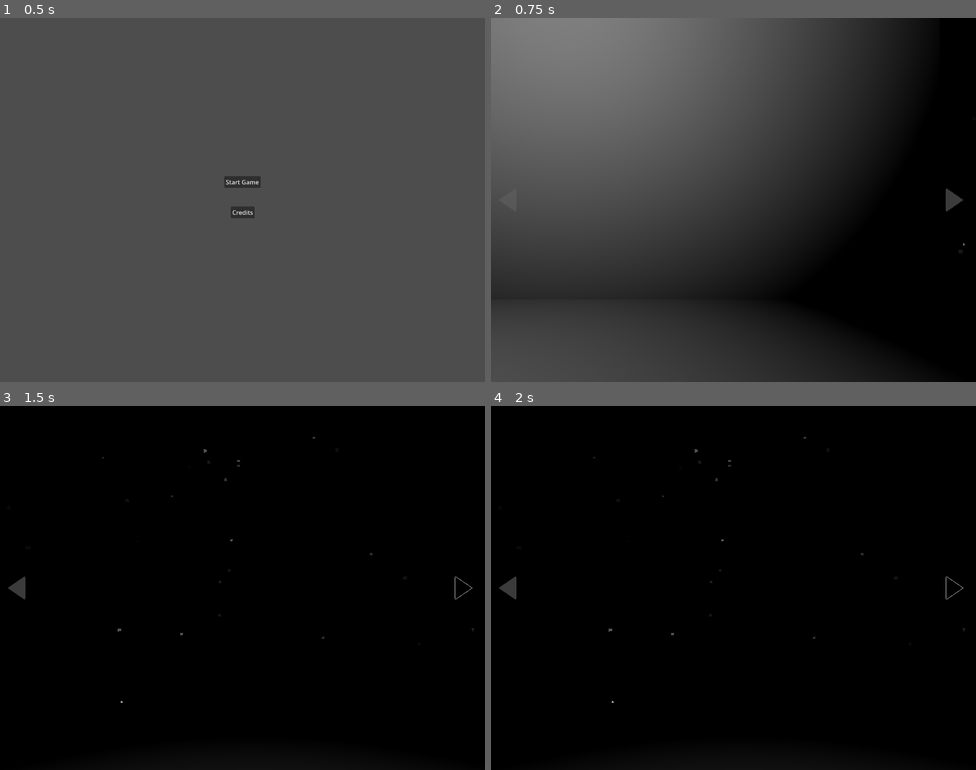
Above: before the commit, frames 1-4 (two rows, left to right).
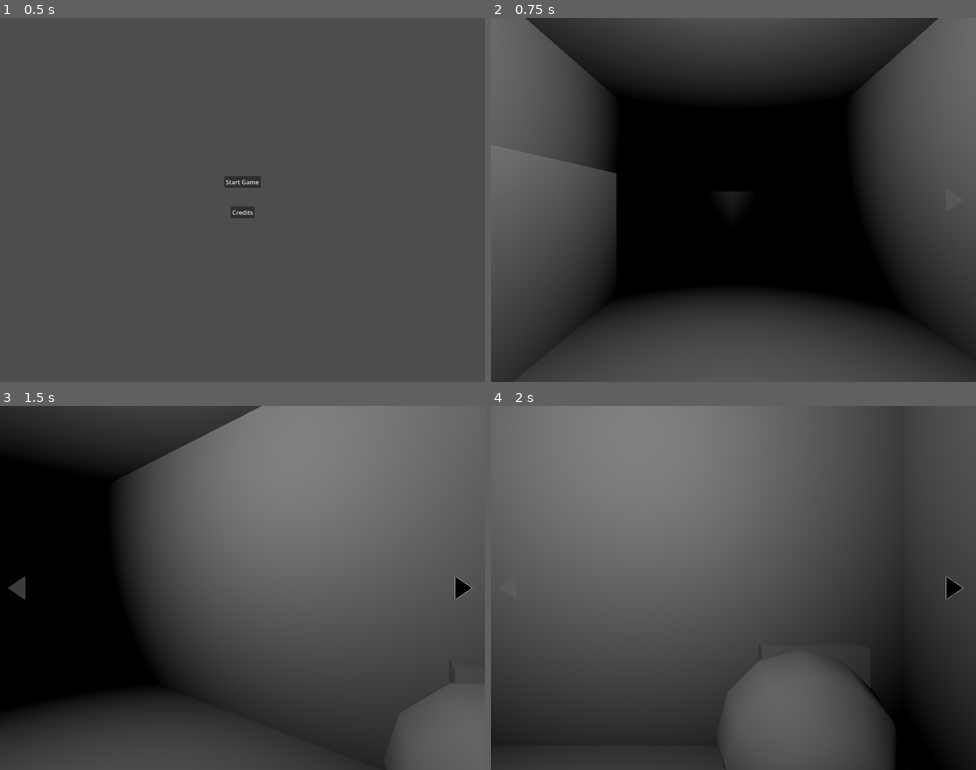
Above: after the commit, the same moments.

Repository: thecaptaincarrot/GMTK2026
Game: Godot game, scene res://main.tscn
Same seed, same stepped clock (60 frames per second), same inputs: the game is played once before the commit and once after it.
Inputs (mouse positions are in pixels of both pictures, inside the frame that each line leads up to):
- Up to frame 1 (0.5 s): no input
- Up to frame 2 (0.75 s): click "Start Game" at 0.5 s
- Up to frame 3 (1.5 s): click (460, 588) at 1.25 s
- Up to frame 4 (2 s): no input

Frame 1 is identical in both runs. In frame 2, 64% of the frame differs, in the area x 0-100%, y 0-100%; in frame 3, 80%; in frame 4, 96%.

Commit message:
Basic mvmnt via anchor points & rotation

Diff:
--- a/scenes/entities/player_controller.gd
+++ b/scenes/entities/player_controller.gd
@@ -1,2 +1,23 @@
 extends Node3D
 class_name PlayerController
+
+@export var movement_time := .3
+var lock_transform := false
+
+func rotate_screen(deg: float):
+	if lock_transform:
+		return
+	lock_transform = true
+	var tween = create_tween()
+	tween.tween_property(self, "rotation_degrees", Vector3(rotation_degrees.x, rotation_degrees.y + deg, rotation_degrees.z), movement_time)
+	await tween.finished
+	lock_transform = false
+
+func change_position(pos: Vector3):
+	if lock_transform:
+		return
+	lock_transform = true
+	var tween = create_tween()
+	tween.tween_property(self, "global_position", pos, movement_time)
+	await tween.finished
+	lock_transform = false
--- a/scenes/game_world/game_world.gd
+++ b/scenes/game_world/game_world.gd
@@ -32,7 +32,8 @@
 	&& active != null):
 		if active is PlayerPositionOption:
 			#active.disable_collision()
-			_player.set_global_position(active.get_position())
+			#_player.set_global_position(active.get_position())
+			_player.change_position(active.get_position())
 		if active is Door:
 			pass
 
@@ -42,8 +43,9 @@
 		Input.set_custom_mouse_cursor(_arrow)
 
 func _on_right_arrow_pressed() -> void:
-	_player.rotate(Vector3(0, 1, 0), deg_to_rad(-90))
-
+	#_player.rotate(Vector3(0, 1, 0), deg_to_rad(-90))
+	_player.rotate_screen(-90)
 
 func _on_left_arrow_pressed() -> void:
-	_player.rotate(Vector3(0, 1, 0), deg_to_rad(90))
+	#_player.rotate(Vector3(0, 1, 0), deg_to_rad(90))
+	_player.rotate_screen(+90)
--- a/scenes/game_world/player_position_option.gd
+++ b/scenes/game_world/player_position_option.gd
@@ -1,5 +1,7 @@
 extends Area3D
 class_name PlayerPositionOption
+
+@export var can_go_to_positions: Array[PlayerPositionOption]
 
 func disable_collision():
 	$Collider.disabled = true
--- a/scenes/game_world/rooms/TestRoom.tscn
+++ b/scenes/game_world/rooms/TestRoom.tscn
@@ -10,24 +10,48 @@
 [node name="Meshes" type="Node" parent="." unique_id=275305135]
 
 [node name="Floor" type="CSGBox3D" parent="Meshes" unique_id=1007591430]
-transform = Transform3D(1, 0, 0, 0, 1, 0, 0, 0, 1, 0, 0, 1)
+transform = Transform3D(-4.371139e-08, 0, 1, 0, 1, 0, -1, 0, -4.371139e-08, 0, 0, -0.013943076)
 size = Vector3(8, 0.1, 5)
 
-[node name="BackWall" type="CSGBox3D" parent="Meshes" unique_id=1721578432]
-transform = Transform3D(1, 0, 0, 0, -4.371139e-08, -1, 0, 1, -4.371139e-08, 0, 1.95, -1.5500002)
+[node name="Wall" type="CSGBox3D" parent="Meshes/Floor" unique_id=1721578432]
+transform = Transform3D(1, 0, 0, 0, -4.371139e-08, -1, 0, 1, -4.371139e-08, 0, 1.95, -2.5500002)
 size = Vector3(8, 0.1, 4)
 
-[node name="BackWall" type="CSGBox3D" parent="Meshes/BackWall" unique_id=1901410883]
+[node name="Wall2" type="CSGBox3D" parent="Meshes/Floor/Wall" unique_id=1901410883]
 transform = Transform3D(1, 0, 0, 0, -1, 8.742277e-08, 0, -8.742277e-08, -1, 0, 5.1100945, -0.03929591)
 size = Vector3(8, 0.1, 4)
 
-[node name="Ceiling" type="CSGBox3D" parent="Meshes" unique_id=174742736]
-transform = Transform3D(1, 0, 0, 0, -1, 8.742278e-08, 0, -8.742278e-08, -1, 0, 3.95, 0.9783201)
+[node name="Ceiling" type="CSGBox3D" parent="Meshes/Floor/Wall/Wall2" unique_id=174742736]
+transform = Transform3D(1, 0, 0, 0, -4.371138e-08, 1, 0, -1, -4.371138e-08, 0, 2.5817745, 1.9607041)
 size = Vector3(8, 0.1, 5.0566406)
 
-[node name="CSGCylinder3D" type="CSGCylinder3D" parent="Meshes" unique_id=819918277]
-transform = Transform3D(1, 0, 0, 0, 1, 0, 0, 0, 1, -2.8771868, 0.46118164, 0.92117906)
-height = 1.0776367
+[node name="Wall3" type="CSGBox3D" parent="Meshes/Floor/Wall/Wall2/Ceiling" unique_id=328486167]
+transform = Transform3D(1, 0, 0, 0, 1, 0, 0, 0, 1, -3.948329, 1.9857476, -0.011963069)
+size = Vector3(0.09222412, 4.055603, 5.1567383)
+
+[node name="Wall4" type="CSGBox3D" parent="Meshes/Floor/Wall/Wall2/Ceiling/Wall3" unique_id=766944218]
+transform = Transform3D(1, 0, 0, 0, 1, 0, 0, 0, 1, 7.9006224, 0, 0)
+size = Vector3(0.09222412, 4.055603, 5.1567383)
+
+[node name="Vent" type="CSGBox3D" parent="Meshes/Floor/Wall/Wall2" unique_id=121780499]
+transform = Transform3D(1, 0, 0, 0, 1, 0, 0, 0, 1, -2.8735933, -0.0756228, -1.3563745)
+size = Vector3(1, 0.8487549, 1)
+
+[node name="CSGSphere3D" type="CSGSphere3D" parent="Meshes/Floor/Wall/Wall2/Vent" unique_id=1111869352]
+transform = Transform3D(1, 0, 0, 0, 1, 0, 0, 0, 1, 0.19503164, 0.6155493, -0.17936692)
+radius = 0.71964633
+
+[node name="SuitCabin" type="CSGBox3D" parent="Meshes/Floor" unique_id=1723623180]
+transform = Transform3D(1, 0, 0, 0, 1, 0, 0, 0, 1, 0.09248352, 1.0718594, -2.2713304)
+size = Vector3(3.7151184, 2.161621, 0.58288574)
+
+[node name="DoorOut" type="CSGCylinder3D" parent="Meshes/Floor" unique_id=1823037208]
+transform = Transform3D(1, 0, 0, 0, 1, 0, 0, 0, 1, -3.92142, 0.89550793, 0.0072301626)
+radius = 0.7026367
+
+[node name="DoorIn" type="CSGCylinder3D" parent="Meshes/Floor" unique_id=1918779636]
+transform = Transform3D(1, 0, 0, 0, 1, 0, 0, 0, 1, 3.9589062, 0.89550793, 0.0072301626)
+radius = 0.7026367
 
 [node name="OmniLight3D" type="OmniLight3D" parent="." unique_id=832251037]
 transform = Transform3D(1, 0, 0, 0, 1, 0, 0, 0, 1, 0, 3.409923, 0.9954915)
@@ -37,7 +61,9 @@
 [node name="PlayerPositions" type="Node" parent="." unique_id=773205362]
 
 [node name="1" parent="PlayerPositions" unique_id=840362772 instance=ExtResource("2_rwkeo")]
-transform = Transform3D(1, 0, 0, 0, 1, 0, 0, 0, 1, 1.8850615, 1.0732892, 0.93380594)
+transform = Transform3D(1, 0, 0, 0, 1, 0, 0, 0, 1, 0.02093941, 1.6978105, 2.0941176)
 
 [node name="2" parent="PlayerPositions" unique_id=185158097 instance=ExtResource("2_rwkeo")]
-transform = Transform3D(1, 0, 0, 0, 1, 0, 0, 0, 1, -2.7890036, 1.8354406, 0.8575902)
+transform = Transform3D(1, 0, 0, 0, 1, 0, 0, 0, 1, -0.00582774, 1.835, -1.8606681)
+
+[node name="Interactables" type="Node" parent="." unique_id=1008033200]
